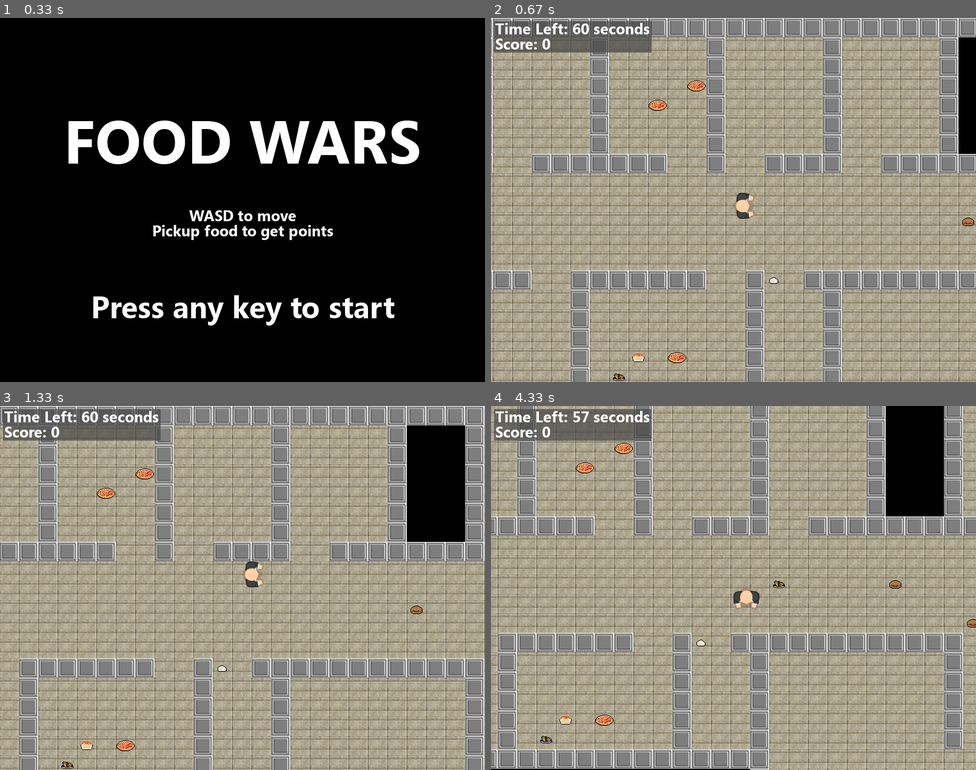
Above: before the commit, frames 1-4 (two rows, left to right).
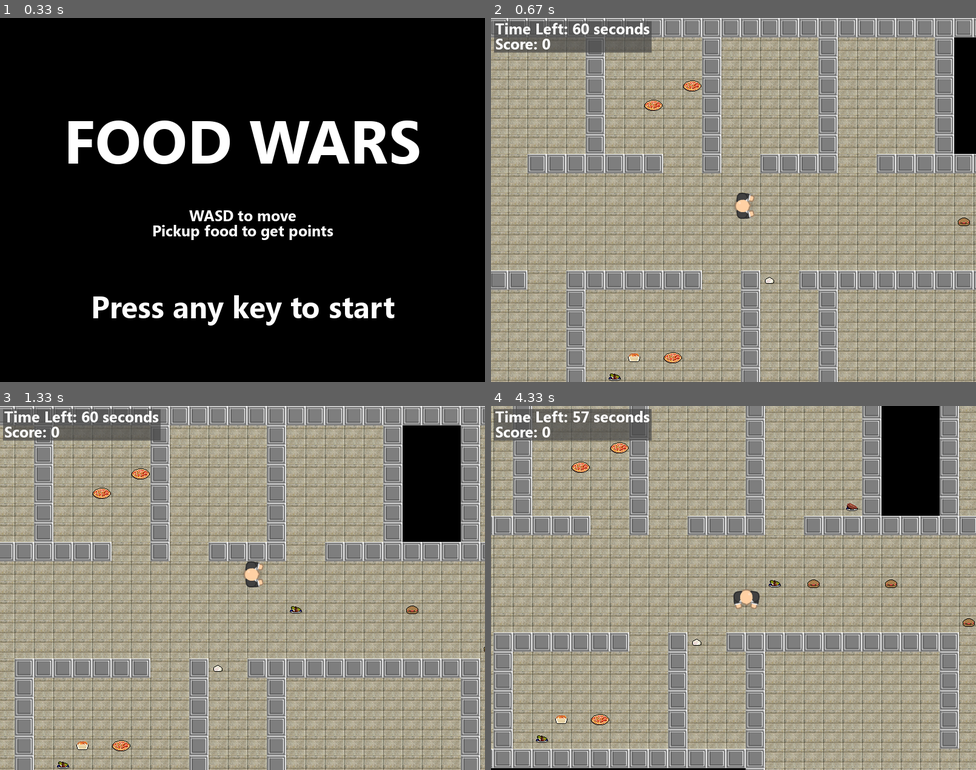
Above: after the commit, the same moments.

Repository: bly852/ICS3U1
Game: pygame game, started from (19.12.06) Culminating/game.py
Two runs of this game, one before a commit and one after it. Both use one fixed random seed, a clock stepped at 60 frames per second and the inputs below.
Inputs:
- Up to frame 1 (0.33 s): no input
- Up to frame 2 (0.67 s): hold D from 0.33 s (still down)
- Up to frame 3 (1.33 s): release D at 0.8 s; hold W 0.88-1.18 s; hold D from 1.22 s (still down)
- Up to frame 4 (4.33 s): release D at 1.68 s; hold A 1.72-2.25 s; hold S 2.28-2.58 s; hold A 2.62-3.02 s; hold W 3.05-3.42 s; hold D 3.45-4.08 s; hold S from 4.12 s (still down)

Frame 1 is identical in both runs. In frame 2, 23% of the frame differs, in the area x 0-100%, y 0-100%; in frame 3, 23%; in frame 4, 37%.

Commit message:
Fixed FPS Issue

Diff:
--- a/(19.12.06) Culminating/settings.py
+++ b/(19.12.06) Culminating/settings.py
@@ -20,7 +20,7 @@
 
 # game options
 width, height = 800, 600 # (640x480 or 800x600 or 1024x768 or 1280x1024)
-fps = 60 # fps limit
+fps = 120 # fps limit
 title = 'Food Wars'
 time_limit = 60 # game time limit in seconds
 
@@ -44,7 +44,7 @@
 
 # food settings
 food_spawn_rate = 30 # lower number = more food
-food_spawn_timer = 0.25 # seconds between food spawn
+food_spawn_timer = 0.1 # seconds between food spawn
 
 
 # text settings
--- a/(19.12.06) Culminating/sprites.py
+++ b/(19.12.06) Culminating/sprites.py
@@ -221,15 +221,12 @@
         self.y = y
         self.rect.x = x * tileSize
         self.rect.y = y * tileSize
+
+        # checks if the sprite is allowed to spawn in the x and y
         self.spawnable = False
-
-    def spawn_check(self):
         collided = pygame.sprite.spritecollide(self, self.game.floor, False)
         for sprite in collided:
             if self.x == sprite.x and self.y == sprite.y:
                 self.spawnable = True
-
-    def update(self):
-        self.spawn_check()
         if self.spawnable == False:
             self.kill()
